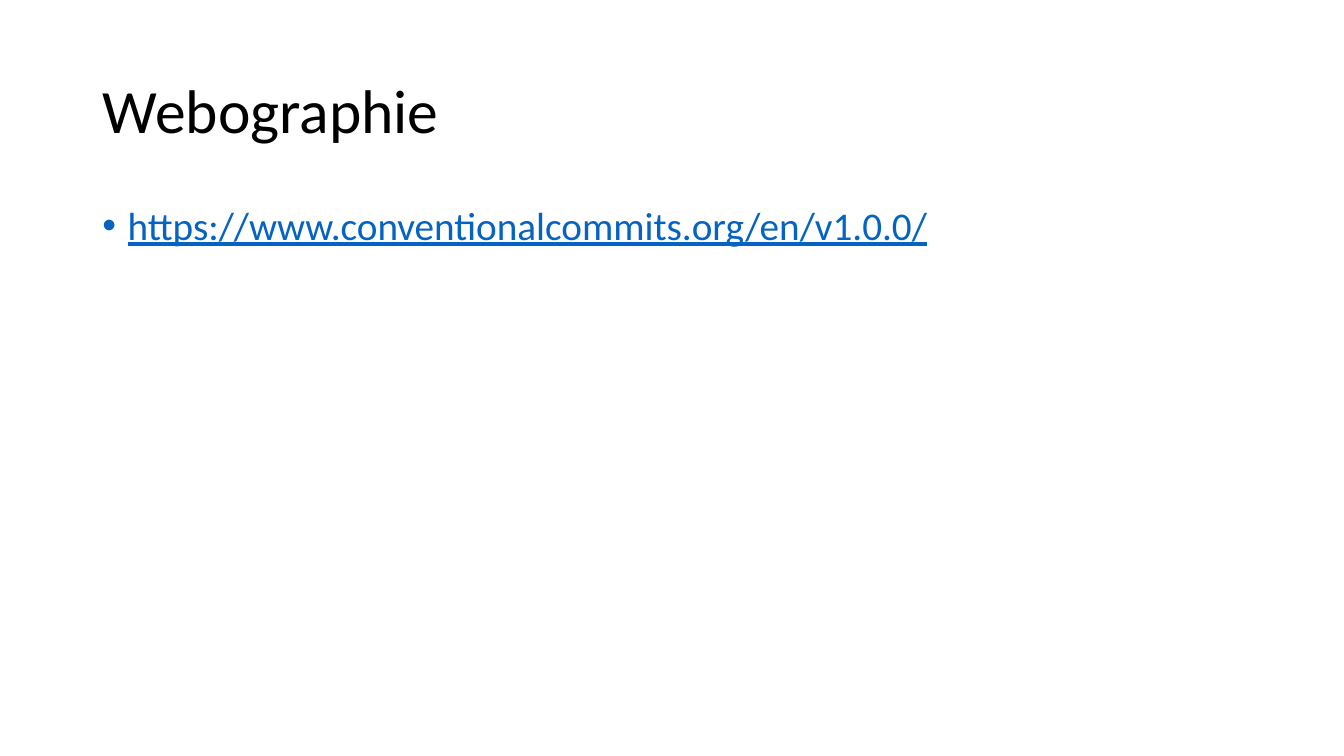
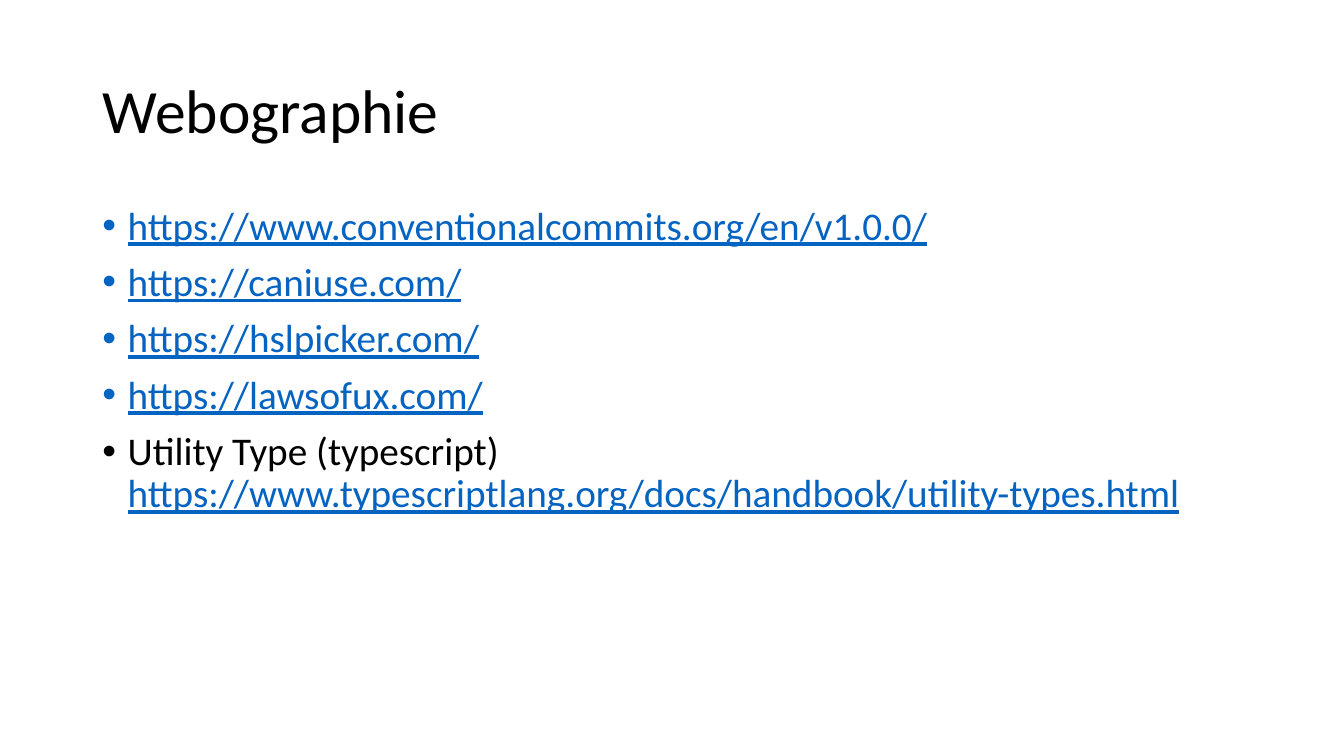
Before and after one commit to jlg-formation/tjs-nov-2021, a slide deck: slide 4 of notes.pptx. Drawn at 1344x756 pixels with LibreOffice and Linux fonts; fonts in the diff are those of the drawing. Boxes give left, top, right and bottom in pixels: in the first picture for what was removed or moved away, otherwise in the second. Text is boxed around its words. In the diff, an @@ line names an element or a change of style, - is before the commit and + after.

```diff
--- a/notes.pptx
+++ b/notes.pptx
@@ text at (x1=128, y1=268, x2=1179, y2=514): paragraphs added @@
+• https://caniuse.com/
+• https://hslpicker.com/
+• https://lawsofux.com/
+• Utility Type (typescript) https://www.typescriptlang.org/docs/handbook/utility-types.html
```
Also in this commit, not shown: 2 other slides changed, 6 slides added.
